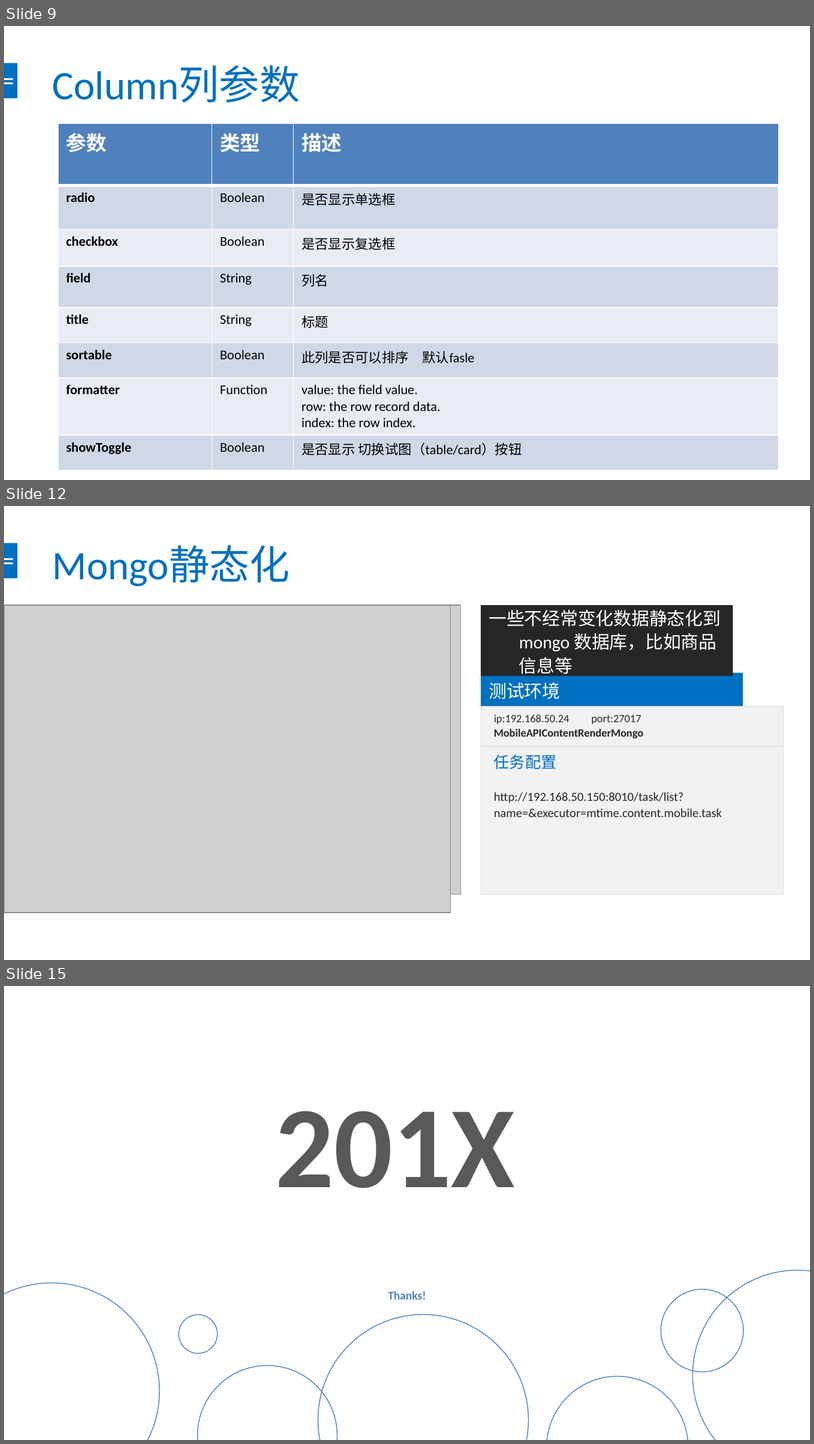
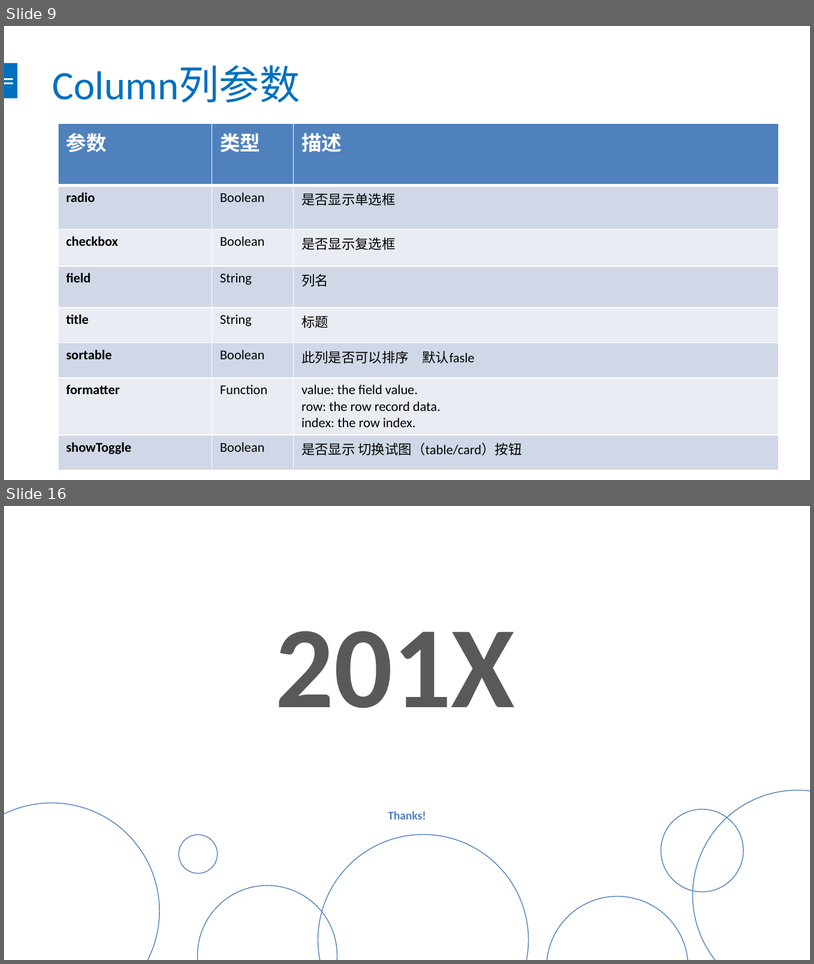
Before and after one commit to chendingguo/workspace, a slide deck: springboot-mybatis-master/bootstrap-table.pptx. Shown one above the other, each under a label of ours: slides 9, 12 and 15 before the commit, slides 9 and 16 after it; the slides between them are not shown. The pictures are 814x1444 and 814x964 pixels, drawn with LibreOffice and Linux fonts; fonts in the diff are those of the drawing; grey boxes stand for pictures. Boxes give left, top, right and bottom in pixels: in the first picture for what was removed or moved away, otherwise in the second. Text is boxed around its words. In the diff, an @@ line names an element or a change of style, - is before the commit and + after.

```diff
--- a/springboot-mybatis-master/bootstrap-table.pptx
+++ b/springboot-mybatis-master/bootstrap-table.pptx
@@ slide 12 removed at [4,506,810,960], background #FFFFFF; not listed: 3 template elements that a slide beside it also shows @@
@@ title removed at [53,546,290,586] @@
-Mongo静态化
@@ picture removed at [4,605,461,894] @@
@@ picture removed at [4,605,451,912] @@
@@ text removed at [482,605,734,676] @@
-一些不经常变化数据静态化到mongo 数据库，比如商品信息等
@@ text removed at [482,673,743,706] @@
-测试环境
@@ text removed at [482,706,784,747] @@
-ip:192.168.50.24 port:27017
-MobileAPIContentRenderMongo
@@ text removed at [482,747,784,894] @@
-任务配置
-http://192.168.50.150:8010/task/list?name=&executor=mtime.content.mobile.task
@@ what was slide 15 is now slide 16 @@
```
Also in this commit, not shown: 6 slides added, 4 other slides removed, 3 other files.
